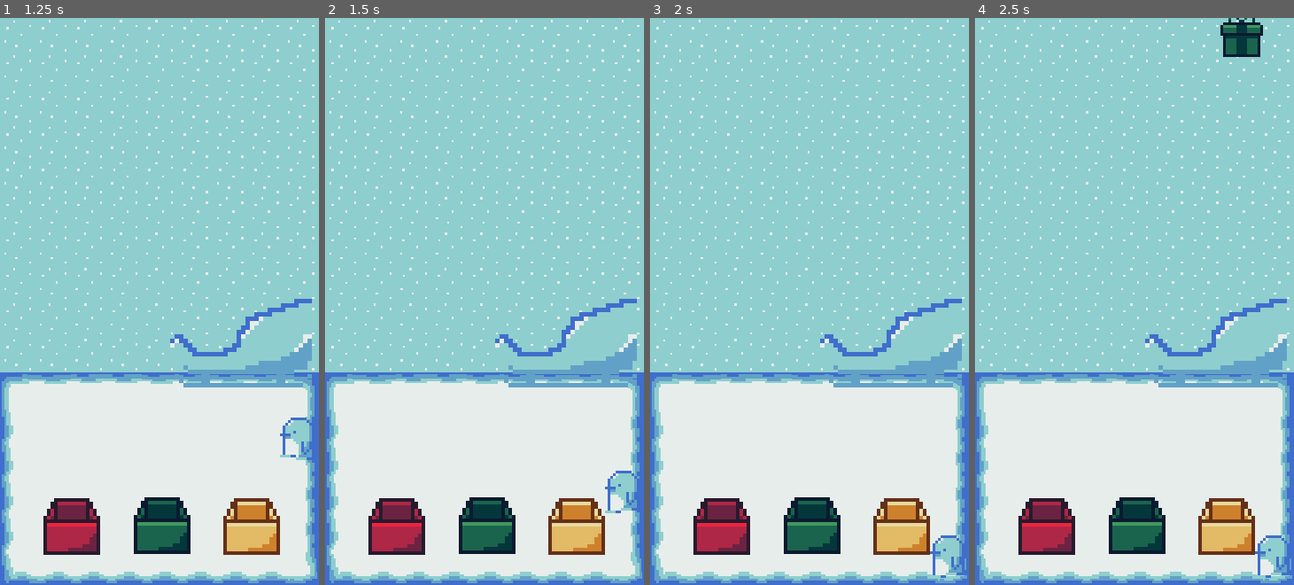
Above: before the commit, frames 1-4 (left to right).
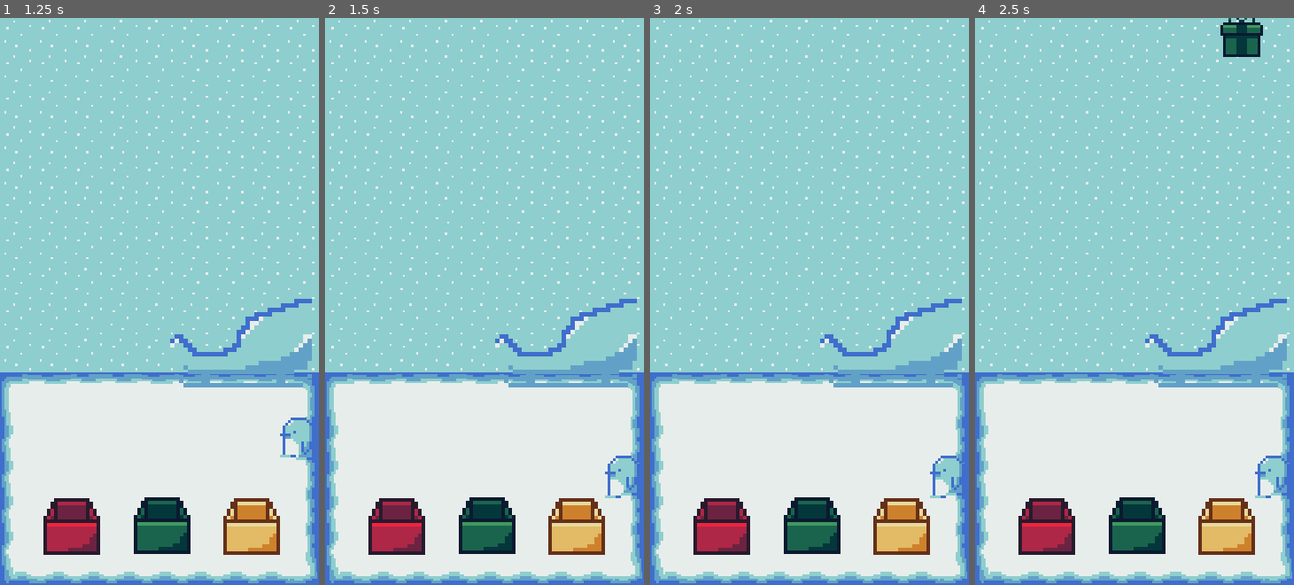
Above: after the commit, the same moments.

Repository: emilykrohn/Waddle
Game: Godot game, scene res://Scenes/main.tscn
Two runs of this game, one before a commit and one after it. Both use one fixed random seed, a clock stepped at 60 frames per second and the inputs below.
Inputs:
- Up to frame 1 (1.25 s): tap Enter at 0.5 s; hold D (right) from 0.53 s (still down); tap Space (ui_select) at 0.77 s
- Up to frame 2 (1.5 s): release D (right) at 1.28 s; hold S (down) from 1.28 s (still down)
- Up to frame 3 (2 s): keep holding S (down); tap Space (ui_select) at 1.52 s
- Up to frame 4 (2.5 s): release S (down) at 2.03 s; hold D (right) from 2.03 s (still down)

Frame 1 is identical in both runs. In frame 2, 0.6% of the frame differs, in the area x 87-99%, y 77-88%; in frame 3, 1.0%, in the area x 87-100%, y 77-99%; in frame 4, 1.0%.

Commit message:
Increase size of box collision shape

Diff:
--- a/Scenes/green_box.tscn
+++ b/Scenes/green_box.tscn
@@ -4,7 +4,7 @@
 [ext_resource type="Script" path="res://Scripts/green_box.gd" id="1_yx7jp"]
 
 [sub_resource type="RectangleShape2D" id="RectangleShape2D_0k4d1"]
-size = Vector2(16, 16)
+size = Vector2(20.8, 16)
 
 [sub_resource type="RectangleShape2D" id="RectangleShape2D_7x455"]
 size = Vector2(20.8, 30.5)
@@ -17,6 +17,8 @@
 texture = ExtResource("1_lxvkc")
 
 [node name="CollisionShape2D" type="CollisionShape2D" parent="."]
+position = Vector2(4.76837e-07, 0)
+scale = Vector2(1, 1)
 shape = SubResource("RectangleShape2D_0k4d1")
 
 [node name="Area2D" type="Area2D" parent="."]
--- a/Scenes/red_box.tscn
+++ b/Scenes/red_box.tscn
@@ -4,7 +4,7 @@
 [ext_resource type="Texture2D" uid="uid://ikpdjgatul6d" path="res://Art/Boxes/RedBox.png" id="1_vgaed"]
 
 [sub_resource type="RectangleShape2D" id="RectangleShape2D_0k4d1"]
-size = Vector2(16, 16)
+size = Vector2(21.2, 16)
 
 [sub_resource type="RectangleShape2D" id="RectangleShape2D_7x455"]
 size = Vector2(21.2, 30.5)
@@ -17,6 +17,8 @@
 texture = ExtResource("1_vgaed")
 
 [node name="CollisionShape2D" type="CollisionShape2D" parent="."]
+position = Vector2(0.199999, 0)
+scale = Vector2(1, 1)
 shape = SubResource("RectangleShape2D_0k4d1")
 
 [node name="Area2D" type="Area2D" parent="."]
--- a/Scenes/yellow_box.tscn
+++ b/Scenes/yellow_box.tscn
@@ -4,7 +4,7 @@
 [ext_resource type="Texture2D" uid="uid://b6lx80d4e7axo" path="res://Art/Boxes/YellowBox.png" id="1_ge7ld"]
 
 [sub_resource type="RectangleShape2D" id="RectangleShape2D_0k4d1"]
-size = Vector2(16, 16)
+size = Vector2(21.3333, 16)
 
 [sub_resource type="RectangleShape2D" id="RectangleShape2D_7x455"]
 size = Vector2(21.3333, 30.5)
@@ -17,6 +17,7 @@
 texture = ExtResource("1_ge7ld")
 
 [node name="CollisionShape2D" type="CollisionShape2D" parent="."]
+position = Vector2(-4.76837e-07, 0)
 shape = SubResource("RectangleShape2D_0k4d1")
 
 [node name="Area2D" type="Area2D" parent="."]
